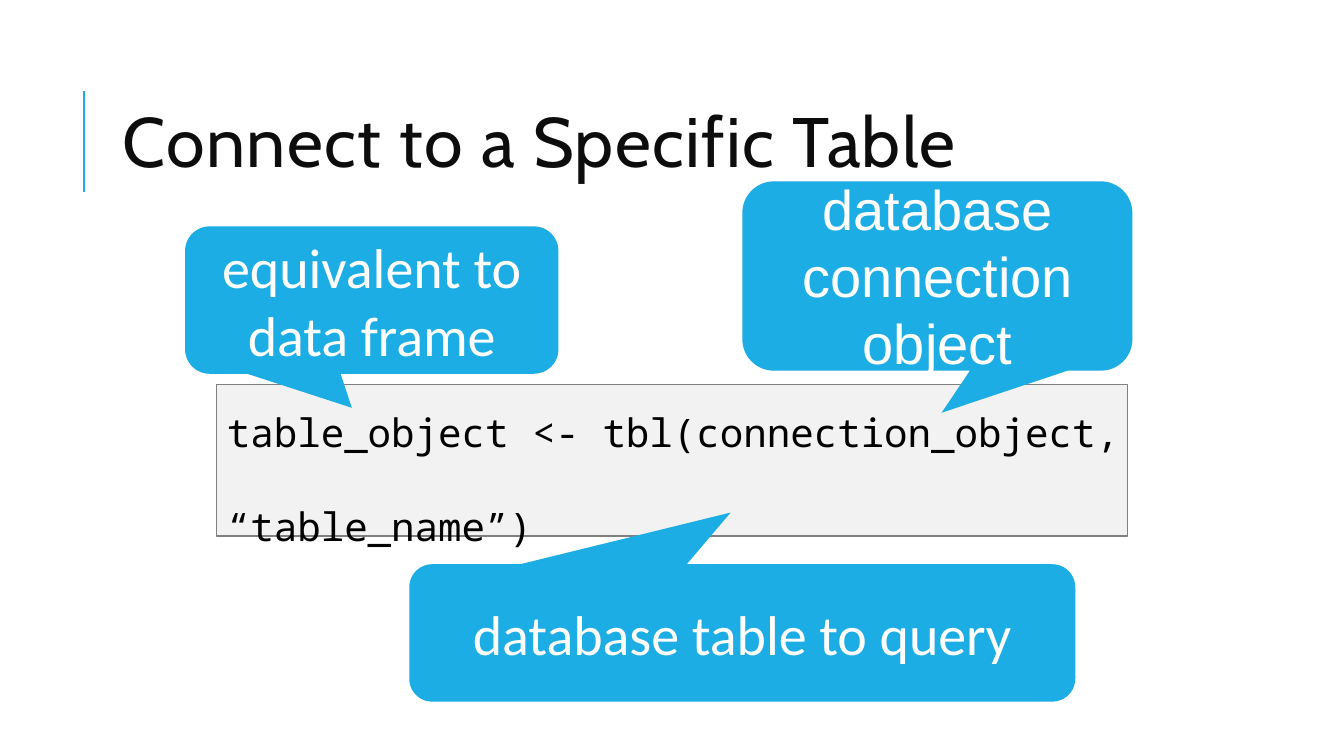
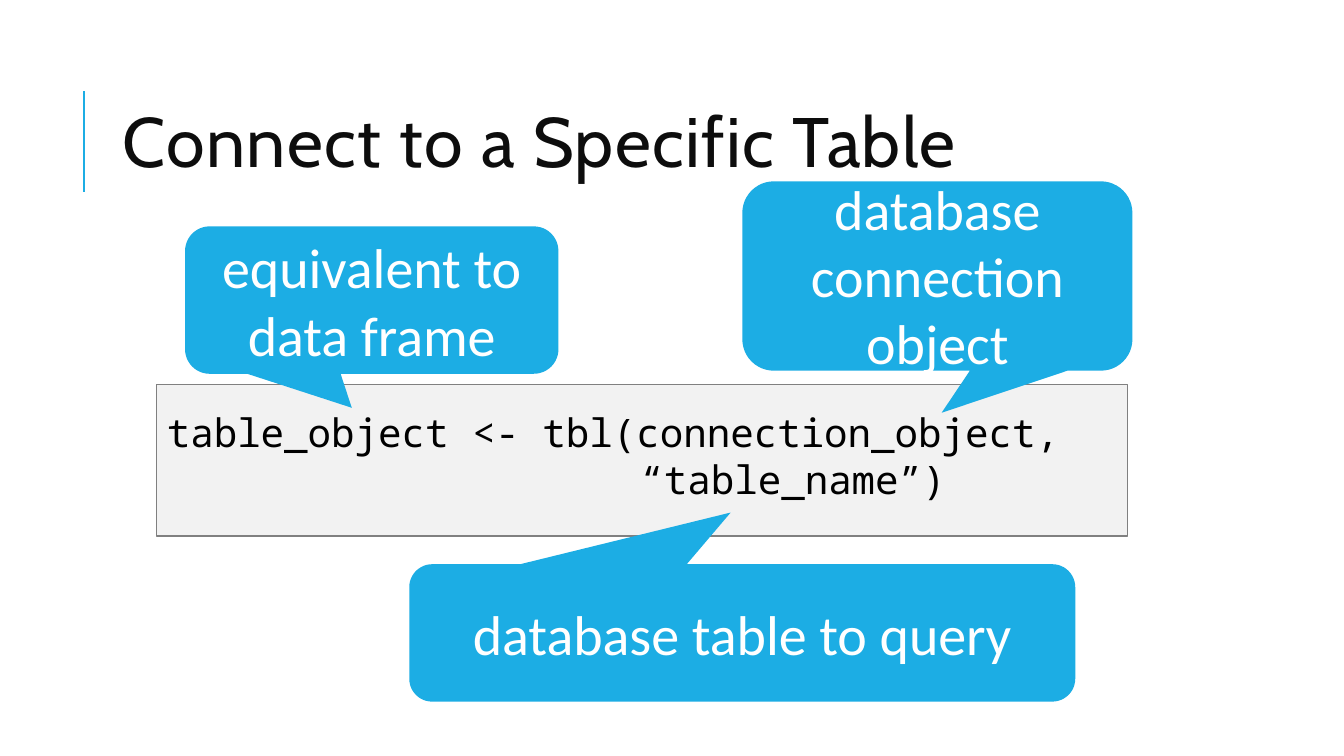
Before and after one commit to amromeo/api_r_int_db_24, a slide deck: slide 16 of presentations/02 - Databases with R.pptx. Drawn at 1344x756 pixels with LibreOffice and Linux fonts; fonts in the diff are those of the drawing. Boxes give left, top, right and bottom in pixels: in the first picture for what was removed or moved away, otherwise in the second. Text is boxed around its words. In the diff, an @@ line names an element or a change of style, - is before the commit and + after.

```diff
--- a/presentations/02 - Databases with R.pptx
+++ b/presentations/02 - Databases with R.pptx
@@ text "database connection object": place and size @@
-text "database connection object" at bbox=[802, 189, 1073, 374]
+text "database connection object" at bbox=[811, 191, 1064, 378]
@@ text "database connection object" at bbox=[811, 191, 1064, 378]: font Arial to Calibri @@
@@ text "table_object <- tbl(connection_object," rewrapped from bbox=[227, 410, 1120, 547] to bbox=[167, 410, 1059, 501] @@
@@ rectangle: place and size @@
-rectangle at bbox=[217, 384, 1127, 535]
+rectangle at bbox=[157, 384, 1128, 535]
```
Also in this commit, not shown: 10 other slides changed, 1 slide added, 1 other file.
